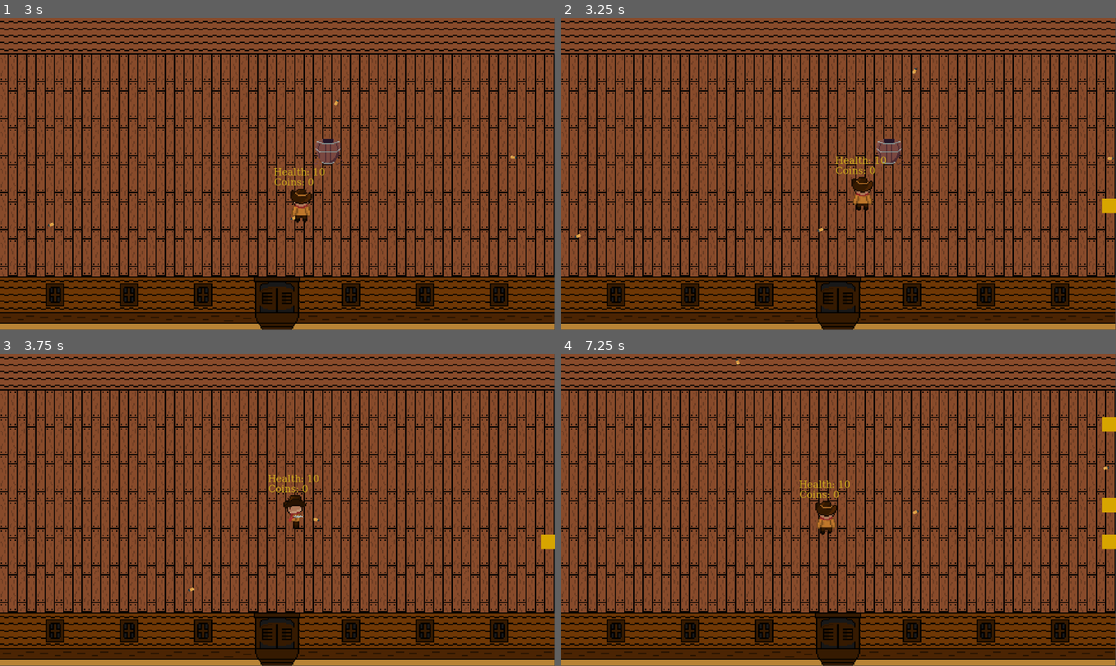
Above: before the commit, frames 1-4 (two rows, left to right).
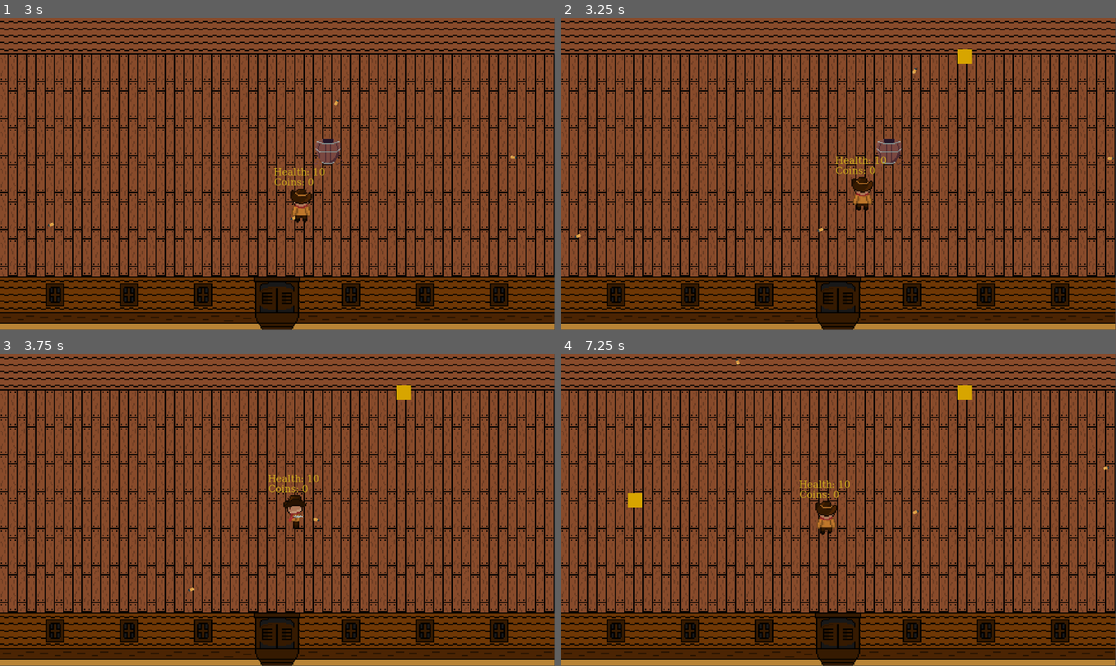
Above: after the commit, the same moments.

Repository: samuelbingham07/Western-Game-Jam
Game: Godot game, scene res://Scenes/main_game.tscn
Two runs of this game, one before a commit and one after it. Both use one fixed random seed, a clock stepped at 60 frames per second and the inputs below.
Inputs (mouse positions are in pixels of both pictures, inside the frame that each line leads up to):
- Up to frame 1 (3 s): tap Enter at 0.5 s; move the mouse to (399, 158) at 0.52 s; hold D (right) 0.53-1.28 s; click (399, 158) at 0.6 s; move the mouse to (166, 189) at 1.27 s; hold S (down) 1.28-2.03 s; click (166, 189) at 1.35 s; move the mouse to (333, 105) at 2.02 s; hold D (right) 2.03-2.78 s; click (333, 105) at 2.1 s; move the mouse to (249, 236) at 2.77 s; hold W (up) from 2.78 s (still down); click (249, 236) at 2.85 s
- Up to frame 2 (3.25 s): keep holding W (up)
- Up to frame 3 (3.75 s): move the mouse to (444, 556) at 3.52 s; release W (up) at 3.53 s; hold A (left) from 3.53 s (still down); click (444, 556) at 3.6 s
- Up to frame 4 (7.25 s): tap R (reload) at 4.15 s; move the mouse to (672, 463) at 4.27 s; click (672, 463) at 4.35 s; move the mouse to (866, 510) at 5.02 s; release A (left) at 5.03 s; hold S (down) 5.03-5.78 s; click (866, 510) at 5.1 s; move the mouse to (755, 432) at 5.77 s; hold D (right) 5.78-6.53 s; click (755, 432) at 5.85 s; move the mouse to (960, 494) at 6.52 s; hold W (up) from 6.53 s (still down); click (960, 494) at 6.6 s

Frame 1 is identical in both runs. In frame 2, 0.2% of the frame differs, in the area x 71-100%, y 10-63%; in frame 3, 0.2%; in frame 4, 0.6%, in the area x 12-100%, y 10-63%.

Commit message:
update boss and bullet and spawner and enemy

Diff:
--- /dev/null
+++ b/western-bullet-hell/Scenes/boss.tscn
@@ -0,0 +1,17 @@
+[gd_scene format=3 uid="uid://dkk4hd3rr2scb"]
+
+[ext_resource type="Script" uid="uid://bqryswh8cl5xo" path="res://Scrips/boss.gd" id="1_wwfse"]
+[ext_resource type="Texture2D" uid="uid://dnx3ikfnhdhut" path="res://Sprites/boss.png" id="2_cxrok"]
+
+[sub_resource type="RectangleShape2D" id="RectangleShape2D_wwfse"]
+size = Vector2(18, 28)
+
+[node name="Boss" type="CharacterBody2D" unique_id=1019106935]
+script = ExtResource("1_wwfse")
+
+[node name="Sprite2D" type="Sprite2D" parent="." unique_id=1158557589]
+texture = ExtResource("2_cxrok")
+
+[node name="CollisionShape2D" type="CollisionShape2D" parent="." unique_id=719671193]
+position = Vector2(0, 1)
+shape = SubResource("RectangleShape2D_wwfse")
--- /dev/null
+++ b/western-bullet-hell/Scrips/boss.gd
@@ -0,0 +1,52 @@
+extends CharacterBody2D
+
+@export var speed := 60.0
+@export var stop_distance := 200.0
+@export var shoot_cooldown := 1.0
+@export var max_health := 10
+
+var player: Node2D = null
+var shoot_timer := 0.0
+var health := 10
+var bullet_scene = preload("res://Scenes/bullet.tscn")
+
+func _ready() -> void:
+	await get_tree().process_frame
+	player = get_tree().root.find_child("CharacterBody2D", true, false)
+
+func _physics_process(delta: float) -> void:
+	if player == null:
+		return
+
+	var distance = global_position.distance_to(player.global_position)
+	var direction = (player.global_position - global_position).normalized()
+
+	if distance > stop_distance + 20:
+		velocity = direction * speed
+	elif distance < stop_distance - 20:
+		velocity = -direction * speed
+	else:
+		velocity = Vector2.ZERO
+
+	move_and_slide()
+
+	shoot_timer += delta
+	if shoot_timer >= shoot_cooldown:
+		shoot_timer = 0.0
+		shoot()
+
+func shoot() -> void:
+	var bullet = bullet_scene.instantiate()
+	bullet.global_position = global_position
+	bullet.rotation = global_position.angle_to_point(player.global_position)
+	bullet.speed_multiplier = 2.0
+	get_tree().root.add_child(bullet)
+
+func take_damage(amount: int) -> void:
+	health -= amount
+	print("boss health: ", health)
+	if health <= 0:
+		queue_free()
+
+func _on_area_2d_area_entered(area: Area2D) -> void:
+	take_damage(1)
--- a/western-bullet-hell/Scrips/bullet.gd
+++ b/western-bullet-hell/Scrips/bullet.gd
@@ -1,15 +1,15 @@
 extends Node2D
 
 const SPEED := 300
+var speed_multiplier := 1.0
 
 func _ready() -> void:
-	# ignore collisions for first 0.1s so bullet clears the shooter
 	$Area2D/CollisionShape2D.set_deferred("disabled", true)
-	await get_tree().create_timer(0.2).timeout
+	await get_tree().create_timer(0.3).timeout
 	$Area2D/CollisionShape2D.set_deferred("disabled", false)
 
 func _process(delta: float) -> void:
-	position += transform.x * SPEED * delta
+	position += transform.x * SPEED * speed_multiplier * delta
 
 func _on_area_2d_area_entered(area: Area2D) -> void:
 	queue_free()
--- a/western-bullet-hell/Scrips/enemy.gd
+++ b/western-bullet-hell/Scrips/enemy.gd
@@ -1,13 +1,16 @@
 extends CharacterBody2D
 
 @export var speed := 100.0
-@export var stop_distance := 300.0
+@export var stop_distance := 100.0
 @export var shoot_cooldown := 1.5
 
 var player: Node2D = null
 var shoot_timer := 0.0
 var bullet_scene = preload("res://Scenes/bullet.tscn")
 var is_ranged := false
+
+var sprite_left = preload("res://Sprites/cactusRight.png")
+var sprite_right = preload("res://Sprites/cactusLeft.png")
 
 func _ready() -> void:
 	await get_tree().process_frame
@@ -17,6 +20,16 @@
 		is_ranged = false
 	else:
 		is_ranged = true
+
+	if is_ranged:
+		var sprite = get_node_or_null("AnimatedSprite2D")
+		if sprite == null:
+			sprite = get_node_or_null("Sprite2D")
+		if sprite:
+			if global_position.x < 0:
+				sprite.texture = sprite_left
+			else:
+				sprite.texture = sprite_right
 
 func _physics_process(delta: float) -> void:
 	if player == null:
--- a/western-bullet-hell/Scrips/gun.gd
+++ b/western-bullet-hell/Scrips/gun.gd
@@ -3,7 +3,6 @@
 var gun_jammed = false
 var available_bullets = 0
 @export var max_bullets = 6
-
 @onready var Bullet = preload("res://Scenes/bullet.tscn")
 @onready var animated_sprite_2d: AnimatedSprite2D = $AnimatedSprite2D
 @onready var gun_shoots: AudioStreamPlayer2D = $GunShoots
@@ -11,7 +10,6 @@
 
 func _ready() -> void:
 	available_bullets = max_bullets
-
 
 func _process(delta: float) -> void:
 	look_at(get_global_mouse_position())
@@ -21,14 +19,13 @@
 	else:
 		scale.y = 1
 
-	print(global_rotation)
-
 	if Input.is_action_just_pressed("shoot") and available_bullets < 1:
 		animated_sprite_2d.play("gun_jamming")
 		gun_jams.play()
 
 	if Input.is_action_just_pressed("shoot") and available_bullets > 0:
 		var bullet_instance = Bullet.instantiate()
+		bullet_instance.speed_multiplier = 1.0
 		get_tree().root.add_child(bullet_instance)
 		bullet_instance.global_position.x = global_position.x + 10
 		bullet_instance.global_position.y = global_position.y - 10
@@ -36,6 +33,7 @@
 		animated_sprite_2d.play("shoot")
 		gun_shoots.play()
 		available_bullets -= 1
+
 	reload()
 
 func reload():
--- a/western-bullet-hell/Scrips/spawner.gd
+++ b/western-bullet-hell/Scrips/spawner.gd
@@ -7,31 +7,72 @@
 	preload("res://Scenes/coin.tscn"),
 	preload("res://Scenes/enemy.tscn"),
 ]
+var boss_scene = preload("res://Scenes/boss.tscn")
+
 @export var max_entities := 6
+@export var boss_timer := 120.0
 @onready var timer = $Timer
+
+var elapsed_time := 0.0
+var base_wait_min := 1.0
+var base_wait_max := 2.0
+var boss_spawned := false
+var boss_phase := false
 
 func _ready() -> void:
 	timer.wait_time = randi_range(1, 2)
 
 func _process(delta: float) -> void:
-	print(entities)
+	if boss_phase:
+		if not boss_spawned and entities == 0:
+			spawn_boss()
+		return
+
+	elapsed_time += delta
+
+	if elapsed_time >= boss_timer:
+		boss_phase = true
+		max_entities = 0
+
+func spawn_boss() -> void:
+	if boss_spawned:
+		return
+	boss_spawned = true
+	var boss = boss_scene.instantiate()
+	boss.global_position = Vector2(-50, height / 2)
+	add_child(boss)
 
 func remove_entities():
 	if entities > 0:
 		entities -= 1
 
 func _on_timer_timeout() -> void:
+	if boss_phase:
+		return
+
 	var spawned = spawnable_entities.pick_random()
 	var spawn = spawned.instantiate()
 
 	if entities < max_entities:
-		if randi_range(0, 1) == 0:
-			spawn.global_position = Vector2(-50, randi_range(130, 518))  # left
-		else:
-			spawn.global_position = Vector2(width + 50, randi_range(130, 518))  # right
+		if spawned == spawnable_entities[0]:  # coin
+			var margin_x = int(width * 0.125)
+			var margin_y = int(height * 0.125)
+			spawn.global_position = Vector2(
+				randi_range(margin_x, width - margin_x),
+				randi_range(margin_y, height - margin_y)
+			)
+		else:  # enemy
+			if randi_range(0, 1) == 0:
+				spawn.global_position = Vector2(-50, randi_range(130, 518))
+			else:
+				spawn.global_position = Vector2(width + 50, randi_range(130, 518))
 
 		add_child(spawn)
-		timer.wait_time = randi_range(1, 2)
 		entities += 1
 
+	var t = clamp(elapsed_time / boss_timer, 0.0, 1.0)
+	var wait_min = lerp(base_wait_min, base_wait_min * 0.5, t)
+	var wait_max = lerp(base_wait_max, base_wait_max * 0.5, t)
+	timer.wait_time = randf_range(wait_min, wait_max)
+
 	spawn.tree_exited.connect(remove_entities)
Not shown, added: western-bullet-hell/Scrips/boss.gd.uid
